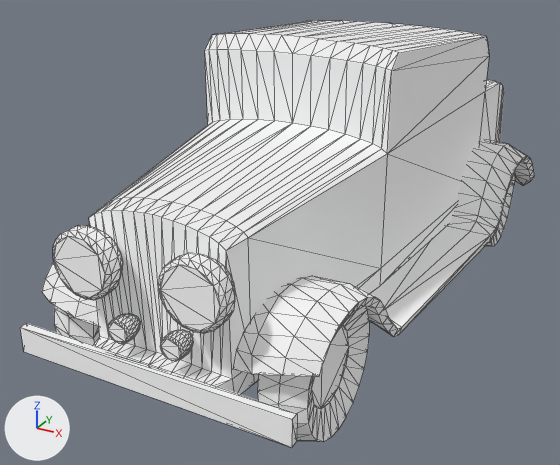
What one commit did to the glTF model Baddies/data/bentley.glb.
One viewpoint serves both versions: a 50 mm camera at (1.16, -2.5, 0.83) aimed at (-0.12, -0.18, -0.33). Lighting does not change. The marker at lower left points along +X, +Y and +Z. Mesh edges are drawn as thin lines. Where no turn or scale is listed for an object, it has been applied to the vertices.

The first picture shows 'body'.
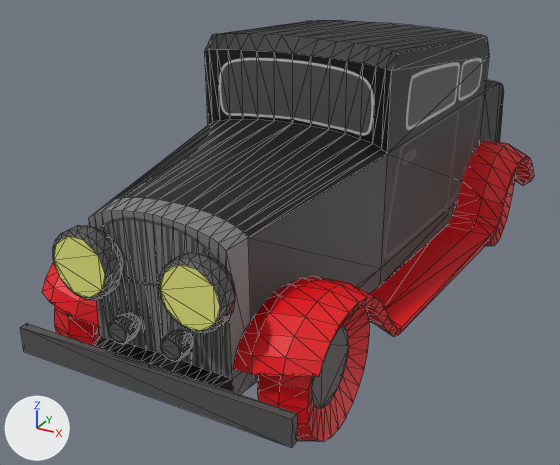
What differs and where, as boxes [x1, y1, x2, y2] in the pictures (560 x 465 px):
'body', surface changed, recoloured (white to grey): [20, 20, 534, 447] in both

What the commit changed:
Picture 'body_image' (img_body_image) is new.
In material 'Material.003' (mat_material_003), base_color is no longer (1.0, 1.0, 1.0), white #ffffff.
In material 'Material.003' (mat_material_003), metallic goes from 1.0 to 0.0.
In material 'Material.003' (mat_material_003), roughness goes from 1.0 to 0.5.
In material 'Material.003' (mat_material_003), texture is now set to img_body_image.
In material 'Material.002' (mat_material_002), metallic goes from 1.0 to 0.0.
In material 'Material.002' (mat_material_002), roughness goes from 1.0 to 0.5.
Material 'Material.002' (mat_material_002) changes colour from white #ffffff to dark grey #535353; in linear values from (1.0, 1.0, 1.0) to (0.0871, 0.0871, 0.0871).
Material 'Material.005' (mat_material_005) changes colour from white #ffffff to yellow #e6e77d; in linear values from (1.0, 1.0, 1.0) to (0.794, 0.8, 0.205).
In material 'Material.005' (mat_material_005), roughness goes from 1.0 to 0.5.
In material 'Material.001' (mat_material_001), metallic goes from 1.0 to 0.0.
In material 'Material.001' (mat_material_001), roughness goes from 1.0 to 0.5.
Material 'Material.001' (mat_material_001) changes colour from white #ffffff to red #e70010; in linear values from (1.0, 1.0, 1.0) to (0.8, 0.0, 0.00507).
